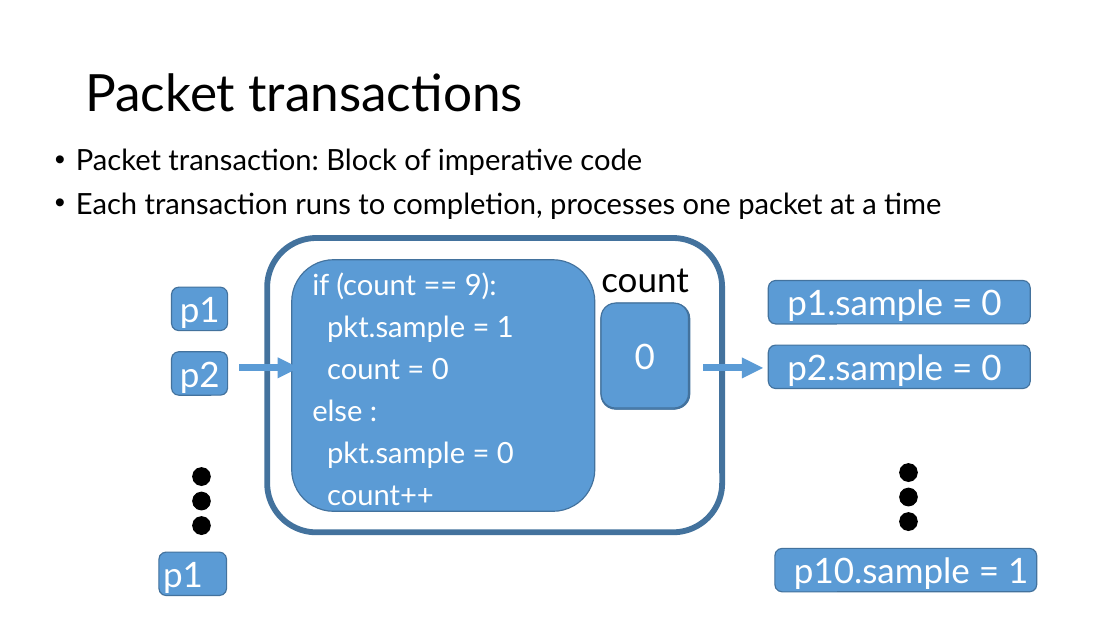
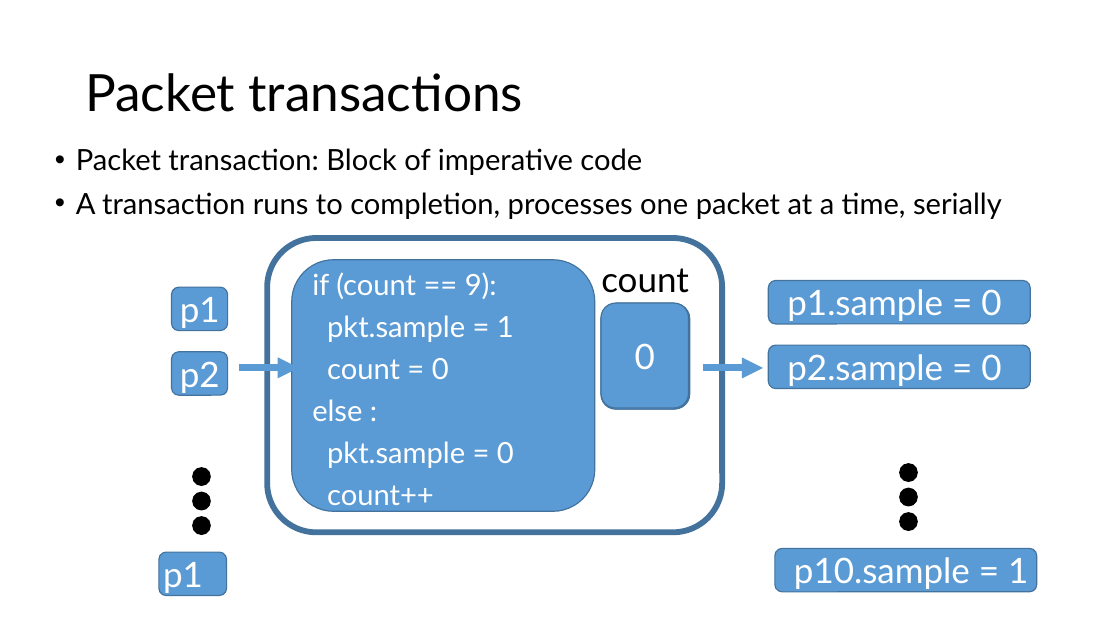
Before and after one commit to anirudhSK/pifo-domino-marple-ppts, a slide deck: slide 17 of domino_pifo.pptx. Drawn at 1120x630 pixels with LibreOffice and Linux fonts; fonts in the diff are those of the drawing. Boxes give left, top, right and bottom in pixels: in the first picture for what was removed or moved away, otherwise in the second. Text is boxed around its words. In the diff, an @@ line names an element or a change of style, - is before the commit and + after.

```diff
--- a/domino_pifo.pptx
+++ b/domino_pifo.pptx
@@ text at <box>76,192,1002,219</box>: text changed @@
-• Each transaction runs to completion, processes one packet at a time
+• A transaction runs to completion, processes one packet at a time, serially
```
Also in this commit, not shown: 8 other slides changed.
